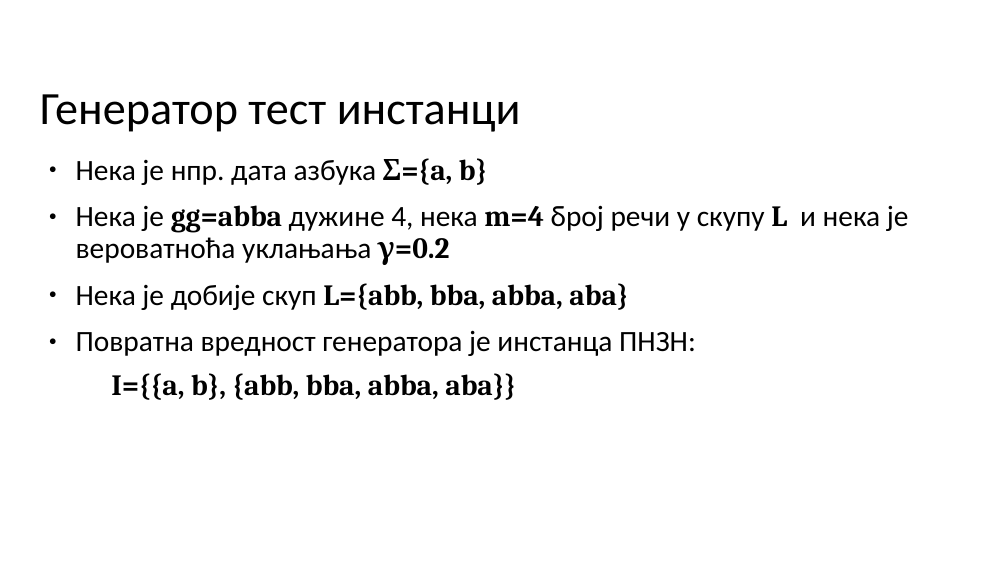
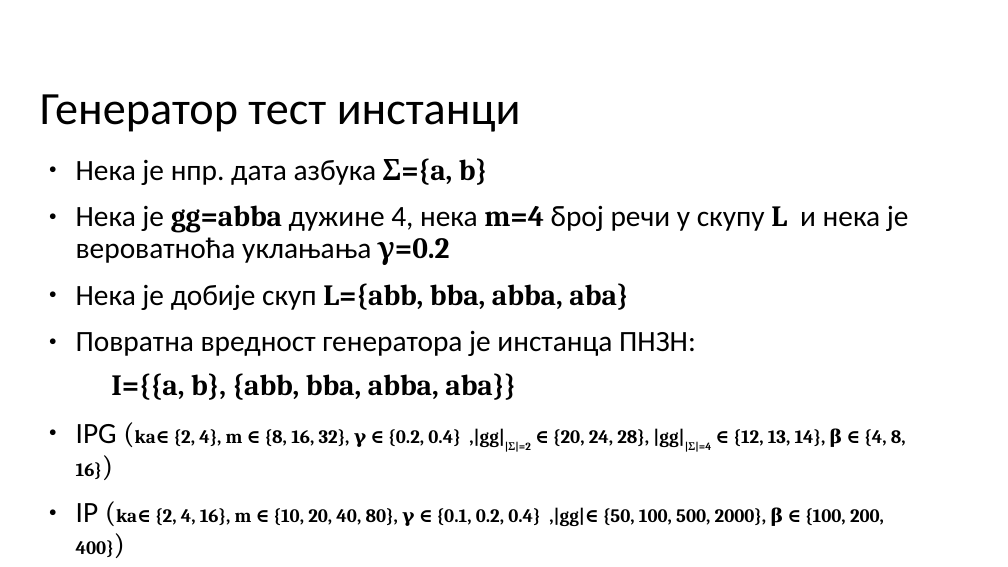
Before and after one commit to milosmikovic/Algorithms_For_Solving_Shortest_Common_Supersequence_Problem, a slide deck: slide 17 of Tekst/Prezentacija/MATF_primer_prezentacije.odp. Drawn at 1008x567 pixels with LibreOffice and Linux fonts; fonts in the diff are those of the drawing; background and template pictures are left out. Boxes give left, top, right and bottom in pixels: in the first picture for what was removed or moved away, otherwise in the second. Text is boxed around its words. In the diff, an @@ line names an element or a change of style, - is before the commit and + after.

```diff
--- a/Tekst/Prezentacija/MATF_primer_prezentacije.odp
+++ b/Tekst/Prezentacija/MATF_primer_prezentacije.odp
@@ text at (76,424,906,527): paragraphs added @@
+● IPG (ka∈ {2, 4}, m ∈ {8, 16, 32}, γ ∈ {0.2, 0.4} ,|gg||Σ|=2 ∈ {20, 24, 28}, |gg||Σ|=4 ∈ {12, 13, 14}, β ∈ {4, 8, 16})
+● IP (ka∈ {2, 4, 16}, m ∈ {10, 20, 40, 80}, γ ∈ {0.1, 0.2, 0.4} ,|gg|∈ {50, 100, 500, 2000}, β ∈ {100, 200, 400})
```
Also in this commit, not shown: 2 other slides changed, 1 slide added, 1 slide removed, 3 other files.
